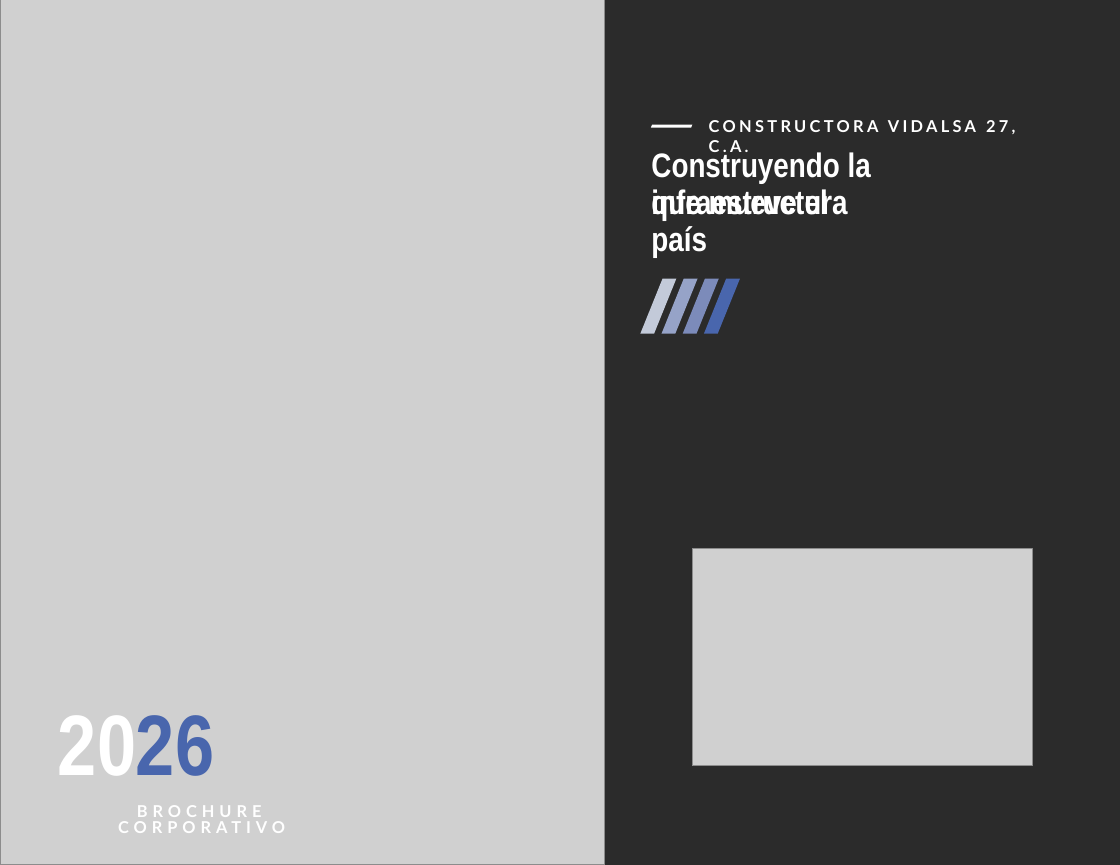
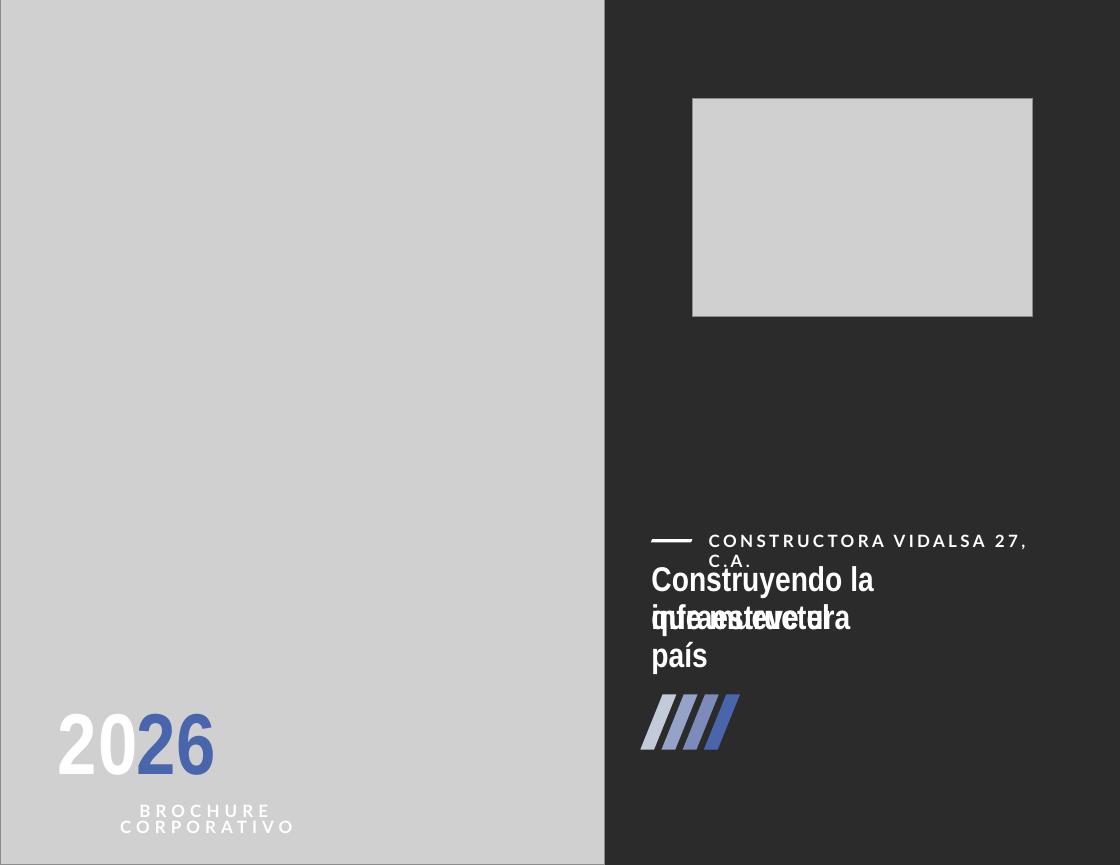
Before and after one commit to xavier-ramirez/brochure, a slide deck: slide 1 of Brochure_Vidalsa27_Carta.pptx. Drawn at 1120x865 pixels with LibreOffice and Linux fonts; fonts in the diff are those of the drawing; grey boxes stand for pictures; background and template pictures are left out; a plain dark background stands for a picture behind light text. Boxes give left, top, right and bottom in pixels: in the first picture for what was removed or moved away, otherwise in the second. Text is boxed around its words. In the diff, an @@ line names an element or a change of style, - is before the commit and + after.

```diff
--- a/Brochure_Vidalsa27_Carta.pptx
+++ b/Brochure_Vidalsa27_Carta.pptx
@@ picture added at [692,99,1032,317] @@
@@ text "CONSTRUCTORA VIDALSA 27, C.A.": place and size @@
-text "CONSTRUCTORA VIDALSA 27, C.A." at [709,120,1015,156]
+text "CONSTRUCTORA VIDALSA 27, C.A." at [709,534,1025,571]
@@ text "CONSTRUCTORA VIDALSA 27, C.A." at [709,534,1025,571]: size 11.6 to 12 pt, letter spacing 2.3 to 2.4 pt; line spacing 13.9pt to 14.4pt @@
@@ text "Construyendo la infraestructura": place and size @@
-text "Construyendo la infraestructura" at [651,149,871,220]
+text "Construyendo la infraestructura" at [651,563,873,636]
@@ text "Construyendo la infraestructura" at [651,563,873,636]: size 24 to 24.4 pt; line spacing 26.4pt to 26.8pt @@
@@ picture removed at [692,549,1032,767] @@
@@ text "que mueve el país" at [651,604,830,673]: size 24 to 24.4 pt; line spacing 26.4pt to 26.8pt @@
@@ text "20" at [54,711,142,815]: size 60.8 to 61.1 pt; line spacing 57.1pt to 57.5pt @@
@@ text "26" at [132,711,219,815]: size 60.8 to 61.1 pt; line spacing 57.1pt to 57.5pt @@
@@ 5 freeform shapes, 1 text: place and size @@
-5 freeform shapes, 1 text at [640,124,828,334]
+5 freeform shapes, 1 text at [640,540,830,749]
@@ text "BROCHURE CORPORATIVO" at [139,805,268,817]: size 11.6 to 12 pt, letter spacing 3.5 to 3.6 pt; line spacing 11.6pt to 12pt @@
```
Also in this commit, not shown: 18 other slides changed, 1 slide added, 10 other files.
